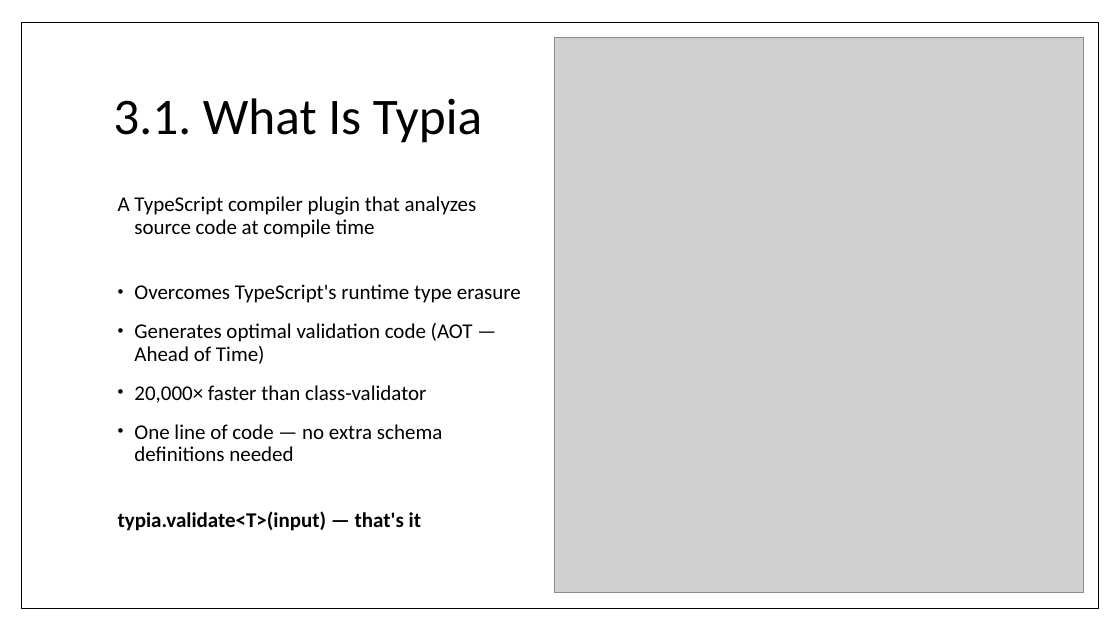
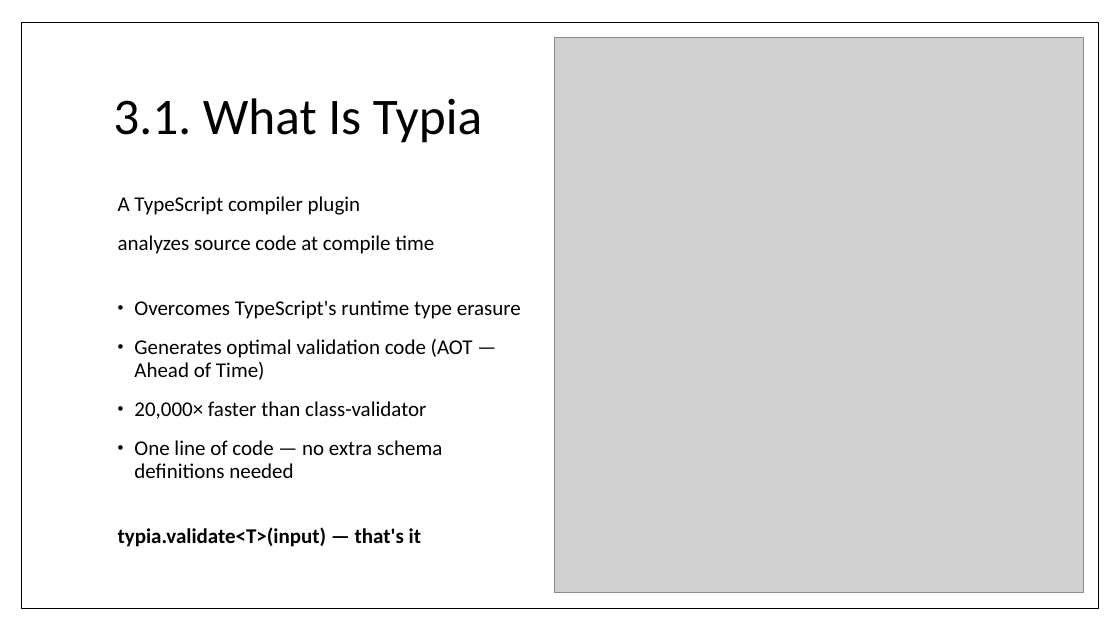
Before and after one commit to wrtnlabs/autobe, a slide deck: slide 25 of website/public/seminars/20260326-qwen-meetup-korea.pptx. Drawn at 1120x630 pixels with LibreOffice and Linux fonts; fonts in the diff are those of the drawing; grey boxes stand for pictures. Boxes give left, top, right and bottom in pixels: in the first picture for what was removed or moved away, otherwise in the second. Text is boxed around its words. In the diff, an @@ line names an element or a change of style, - is before the commit and + after.

Commit message:
enhance scripts

```diff
--- a/website/public/seminars/20260326-qwen-meetup-korea.pptx
+++ b/website/public/seminars/20260326-qwen-meetup-korea.pptx
@@ text at box(118, 196, 434, 254): text changed @@
-A TypeScript compiler plugin that analyzes source code at compile time
+A TypeScript compiler plugin
+analyzes source code at compile time
```
Also in this commit, not shown: 6 other slides changed, 5 slides removed.
